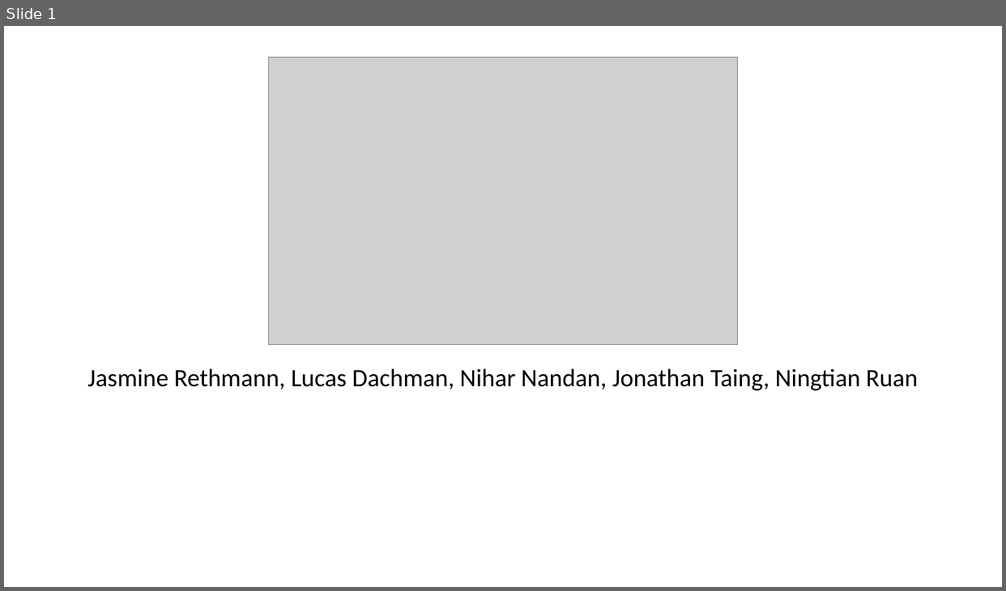
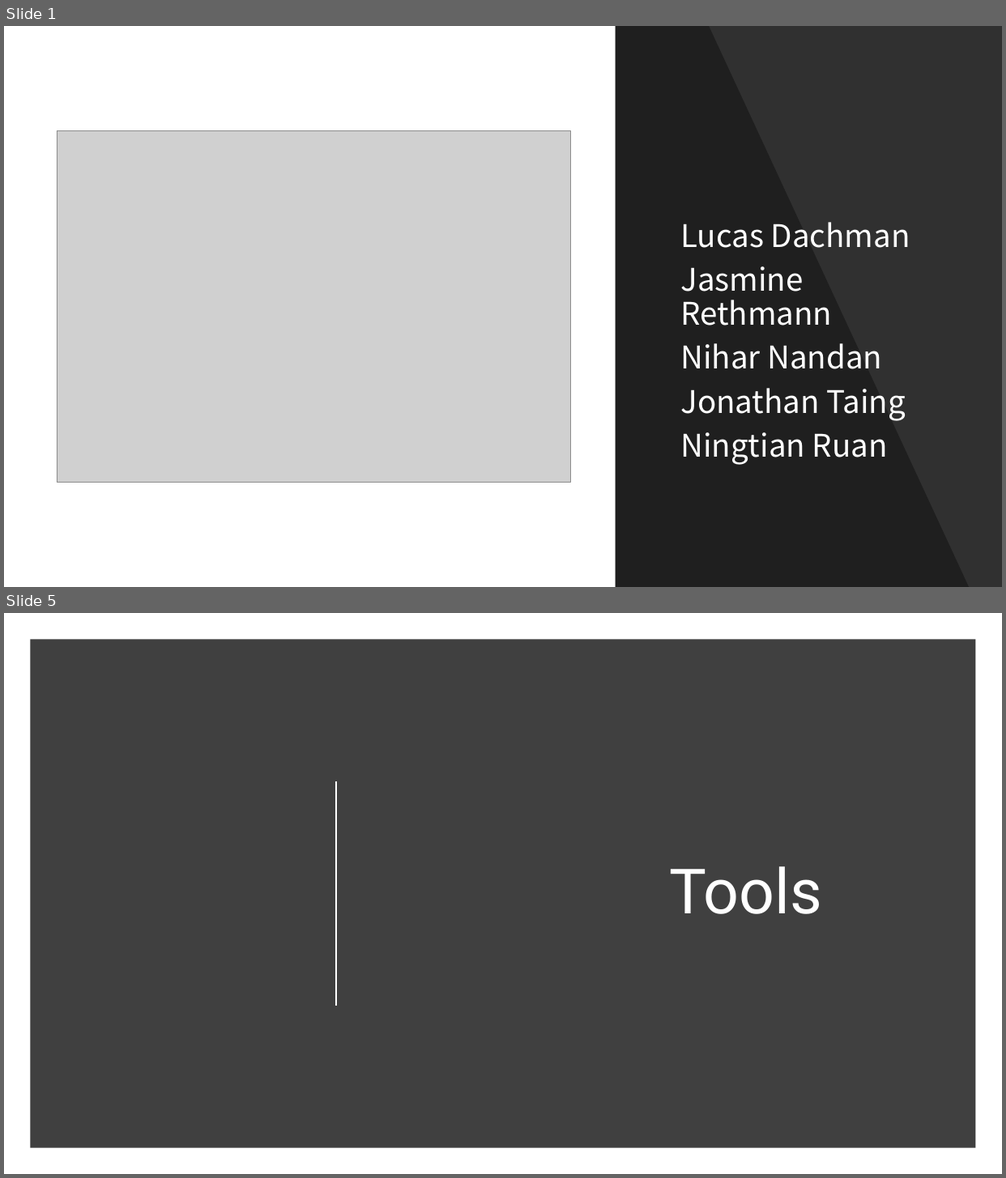
Before and after one commit to Computer-Girl/3308Project, a slide deck: ProjectPresentation.pptx. Shown one above the other, each under a label of ours: slide 1 before the commit, slides 1 and 5 after it; the slides between them are not shown. The pictures are 1006x591 and 1006x1178 pixels, drawn with LibreOffice and Linux fonts; fonts in the diff are those of the drawing; grey boxes stand for pictures. Boxes give left, top, right and bottom in pixels: in the first picture for what was removed or moved away, otherwise in the second. Text is boxed around its words. In the diff, an @@ line names an element or a change of style, - is before the commit and + after.

```diff
--- a/ProjectPresentation.pptx
+++ b/ProjectPresentation.pptx
@@ slide 5 added at [4, 613, 1002, 1174], background #FFFFFF @@
@@ rectangle added at [30, 639, 976, 1148], fill #404040 @@
@@ line added from (336, 781) to (336, 1006), #FFFFFF 1.5 pt @@
@@ title added at [669, 867, 821, 914], 60 pt, text #FFFFFF @@
+Tools
@@ slide 1 changed as well @@
@@ rectangle added at [616, 26, 1002, 587], fill #000000 at 81% opacity @@
@@ freeform shape added at [616, 26, 969, 587], fill #000000 at 35% opacity @@
@@ picture: place and size @@
-picture at [268, 58, 738, 345]
+picture at [57, 130, 570, 483]
@@ subtitle at [680, 222, 910, 465]: text changed; size 24 to 30 pt; font Calibri to Noto Sans CJK KR; text colour #000000 to #FFFFFF @@
-Jasmine Rethmann, Lucas Dachman, Nihar Nandan, Jonathan Taing, Ningtian Ruan
+Lucas Dachman
+Jasmine Rethmann
+Nihar Nandan
+Jonathan Taing
+Ningtian Ruan
```
Also in this commit, not shown: 2 other slides changed, 12 other slides added, 3 slides removed.
